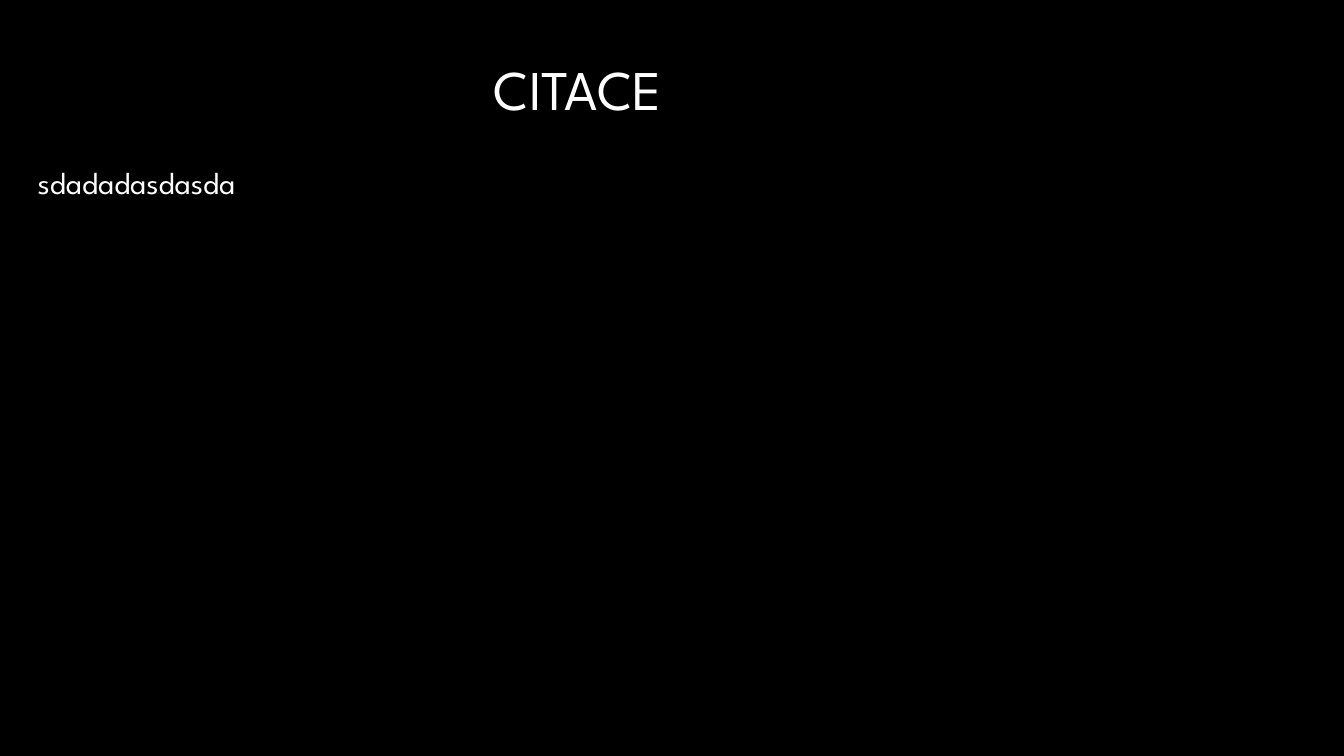
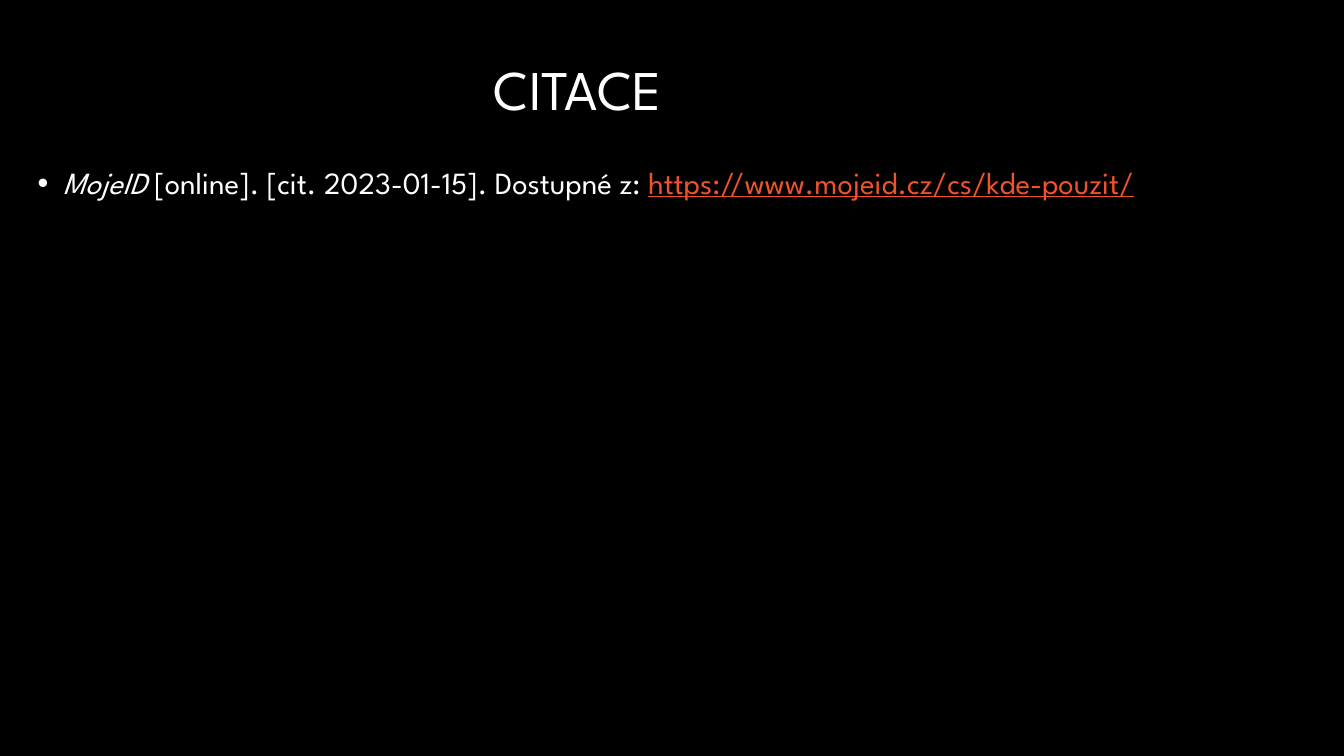
Before and after one commit to teenyRadekr/MojeID, a slide deck: slide 4 of MojeID.pptx (slide 2 before the commit). Drawn at 1344x756 pixels with LibreOffice and Linux fonts; fonts in the diff are those of the drawing; background and template pictures are left out. Boxes give left, top, right and bottom in pixels: in the first picture for what was removed or moved away, otherwise in the second. Text is boxed around its words. In the diff, an @@ line names an element or a change of style, - is before the commit and + after.

```diff
--- a/MojeID.pptx
+++ b/MojeID.pptx
@@ text at [63, 172, 1134, 201]: text changed @@
-sdadadasdasda
+• MojeID [online]. [cit. 2023-01-15]. Dostupné z: https://www.mojeid.cz/cs/kde-pouzit/
```
Also in this commit, not shown: 1 other slide changed, 2 slides added, 2 other files.
